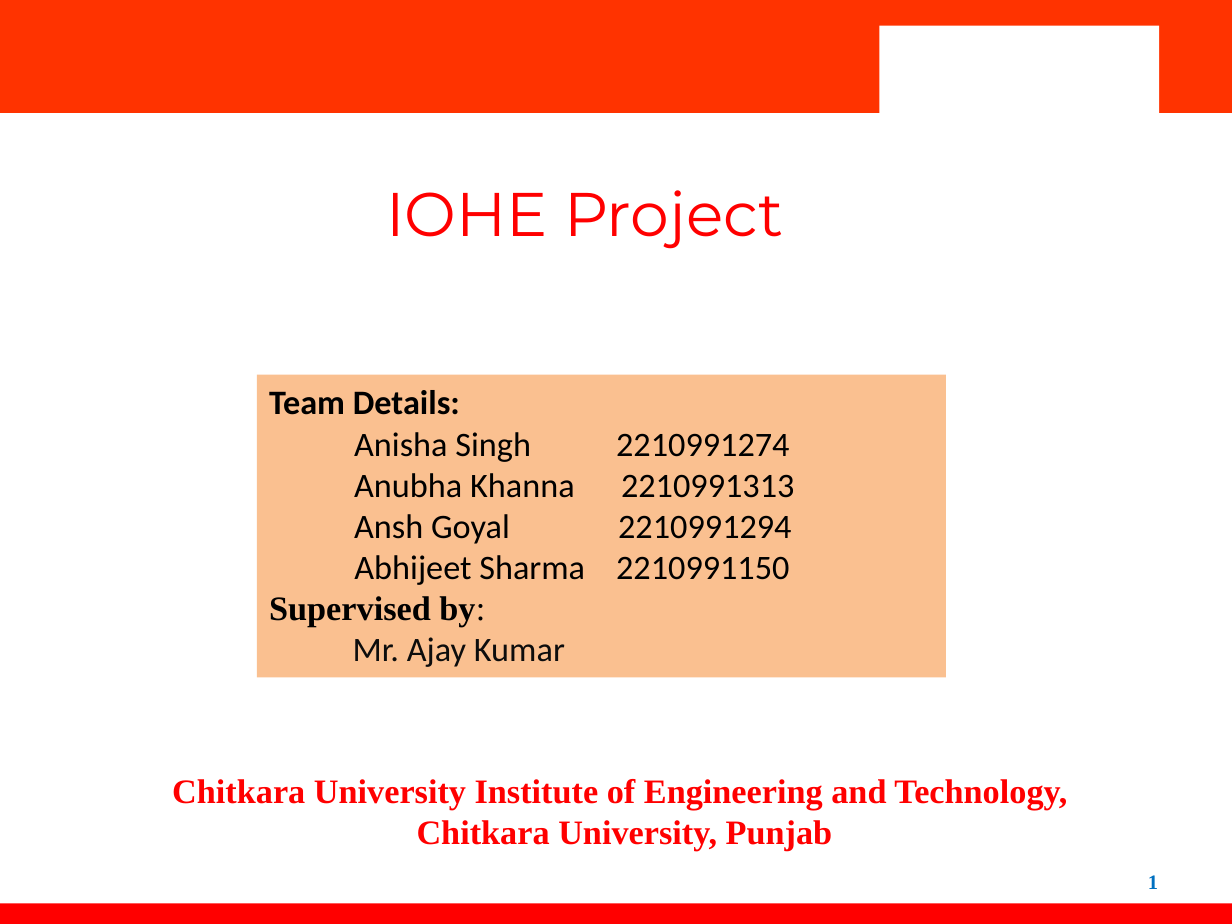
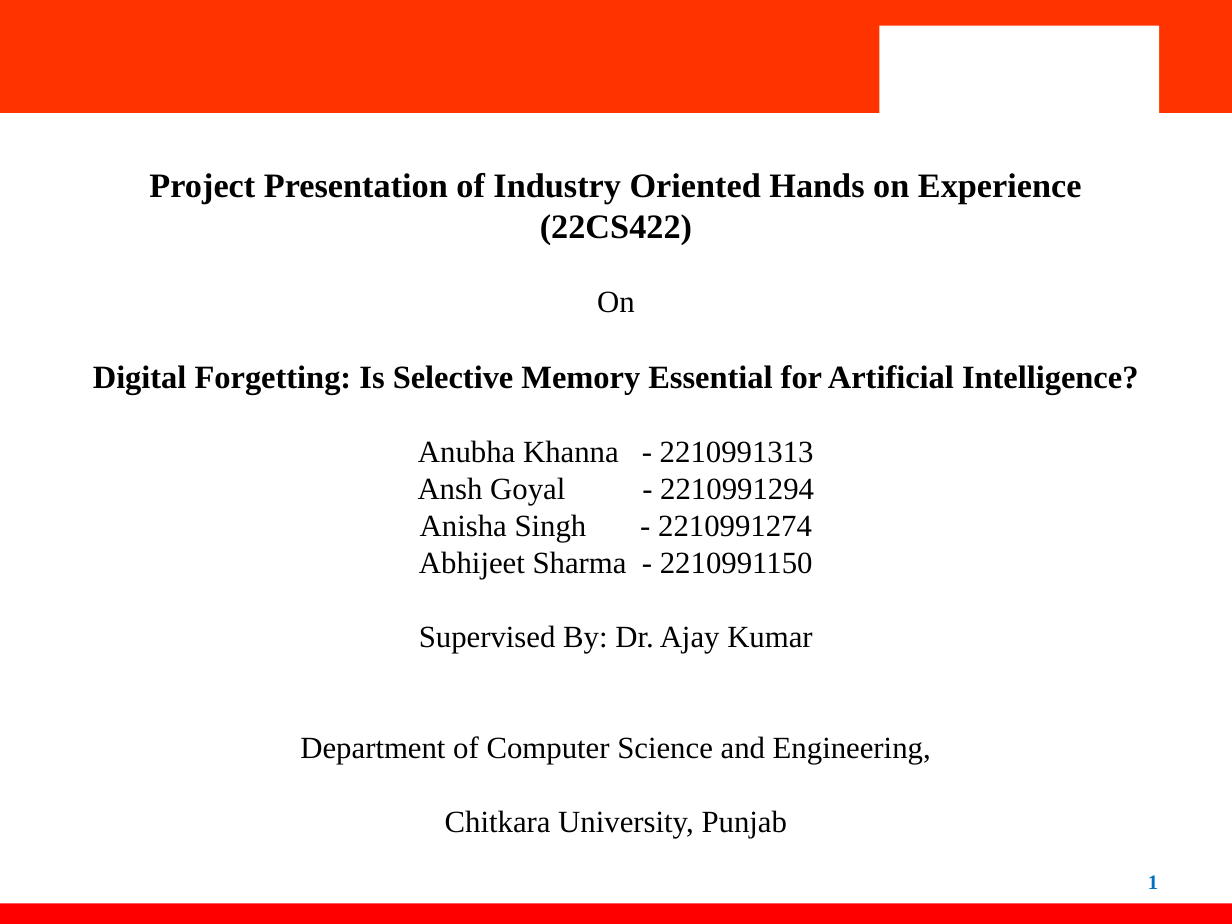
Before and after one commit to Anubhakhanna02/ai_model, a slide deck: slide 1 of IOHE.pptx. Drawn at 1232x924 pixels with LibreOffice and Linux fonts; fonts in the diff are those of the drawing; background and template pictures are left out. Boxes give left, top, right and bottom in pixels: in the first picture for what was removed or moved away, otherwise in the second. Text is boxed around its words. In the diff, an @@ line names an element or a change of style, - is before the commit and + after.

```diff
--- a/IOHE.pptx
+++ b/IOHE.pptx
@@ text added at box(93, 173, 1138, 764), 18 pt, text #000000 @@
+Project Presentation of Industry Oriented Hands on Experience (22CS422)
+On
+Digital Forgetting: Is Selective Memory Essential for Artificial Intelligence?
+Anubha Khanna - 2210991313
+Ansh Goyal - 2210991294
+Anisha Singh - 2210991274
+Abhijeet Sharma - 2210991150
+Supervised By: Dr. Ajay Kumar
+Department of Computer Science and Engineering,
+Chitkara University, Punjab
@@ text removed at box(386, 190, 783, 249) @@
-IOHE Project
@@ rectangle removed at box(257, 375, 946, 678) @@
-Team Details:
-Anisha Singh 2210991274
-Anubha Khanna 2210991313
-Ansh Goyal 2210991294
-Abhijeet Sharma 2210991150
-Supervised by:
-Mr. Ajay Kumar
@@ text removed at box(441, 627, 476, 755) @@
-:
@@ text removed at box(172, 779, 1067, 851) @@
-Chitkara University Institute of Engineering and Technology,
-Chitkara University, Punjab
```
Also in this commit, not shown: 1 slide added.
